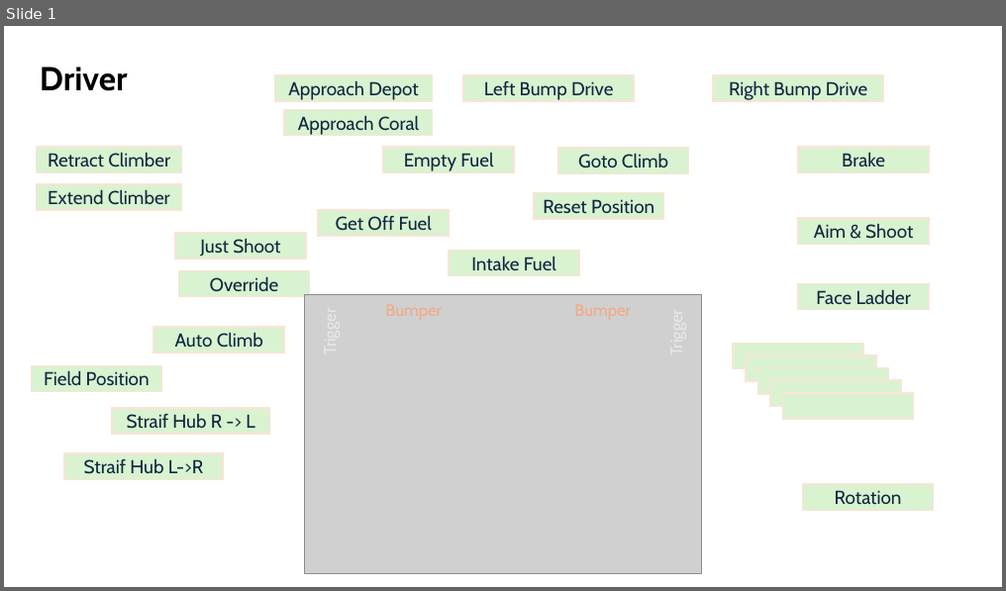
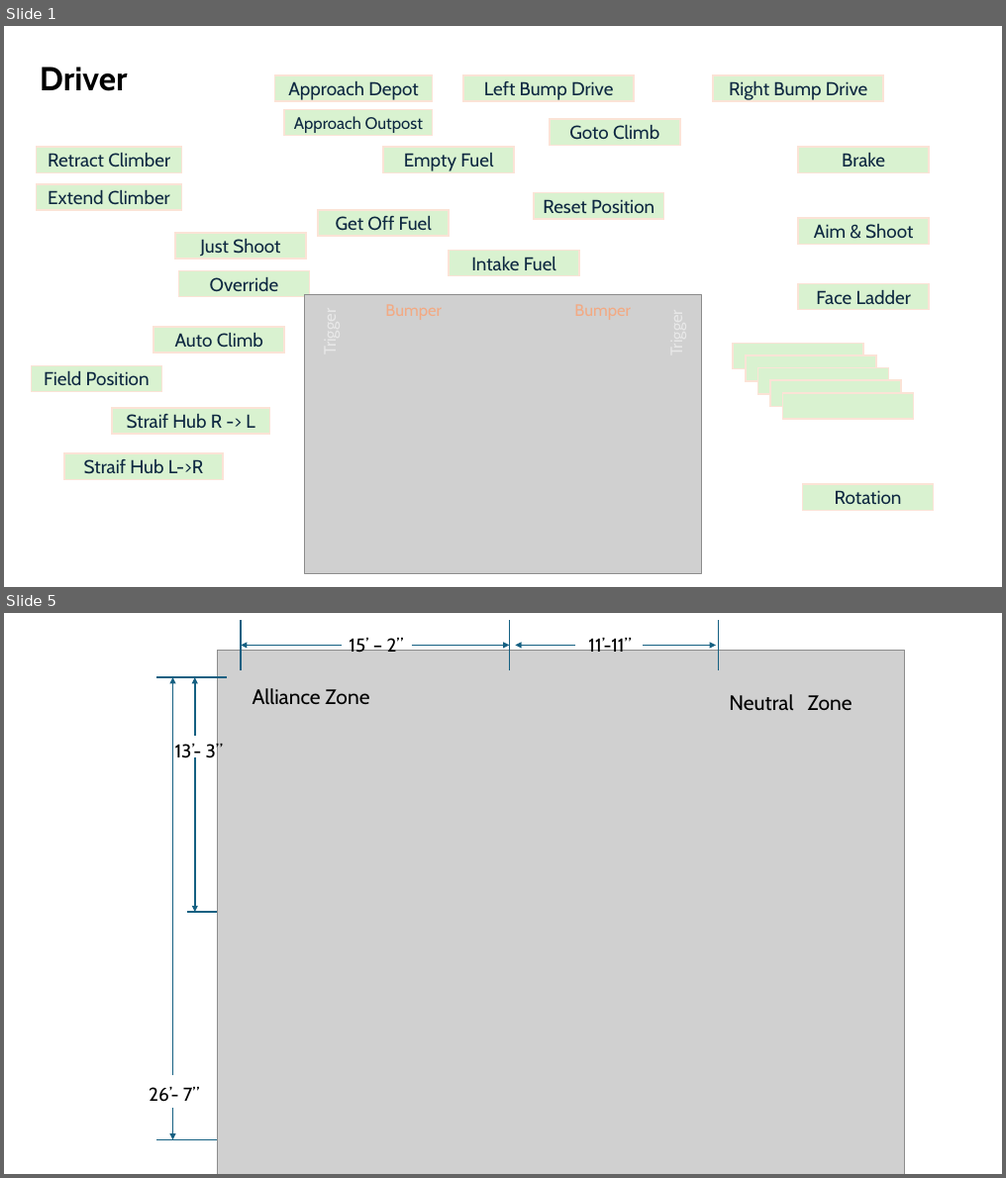
Before and after one commit to cboling/2026-Rebuilt, a slide deck: docs/Controller Mappings & Paths.pptx. Shown one above the other, each under a label of ours: slide 1 before the commit, slides 1 and 5 after it; the slides between them are not shown. The pictures are 1006x591 and 1006x1178 pixels, drawn with LibreOffice and Linux fonts; fonts in the diff are those of the drawing; grey boxes stand for pictures. Boxes give left, top, right and bottom in pixels: in the first picture for what was removed or moved away, otherwise in the second. Text is boxed around its words. In the diff, an @@ line names an element or a change of style, - is before the commit and + after.

```diff
--- a/docs/Controller Mappings & Paths.pptx
+++ b/docs/Controller Mappings & Paths.pptx
@@ slide 5 added at (4,613,1002,1174), background #FFFFFF @@
@@ line added from (241, 670) to (241, 620), #156082 1.5 pt @@
@@ text added at (349,636,404,653), 18 pt, text #000000 @@
+15’ – 2”
@@ line added from (509, 670) to (509, 620), #156082 1.5 pt @@
@@ text added at (588,636,631,652), 18 pt, text #000000 @@
+11’-11”
@@ line added from (718, 670) to (718, 620), #156082 1.5 pt @@
@@ picture added at (218,650,905,1174) @@
@@ arrow added from (342, 646) to (241, 646), #156082 1.5 pt @@
@@ arrow added from (412, 646) to (509, 646), #156082 1.5 pt @@
@@ arrow added from (576, 646) to (515, 646), #156082 1.5 pt @@
@@ arrow added from (643, 646) to (716, 646), #156082 1.5 pt @@
@@ line added from (227, 677) to (156, 677), #156082 1.5 pt @@
@@ arrow added from (173, 1075) to (173, 677), #156082 1.5 pt @@
@@ arrow added from (195, 736) to (195, 677), #156082 1.5 pt @@
@@ text added at (252,688,369,704), 20 pt, text #000000 @@
+Alliance Zone
@@ text added at (729,694,852,711), 20 pt, text #000000 @@
+Neutral Zone
@@ text added at (175,742,223,762), 18 pt, text #000000 @@
+13’- 3”
@@ arrow added from (195, 758) to (195, 912), #156082 1.5 pt @@
@@ line added from (187, 912) to (218, 912), #156082 1.5 pt @@
@@ text added at (149,1086,200,1102), 18 pt, text #000000 @@
+26’- 7”
@@ arrow added from (173, 1109) to (173, 1140), #156082 1.5 pt @@
@@ line added from (218, 1140) to (156, 1140), #156082 1.5 pt @@
@@ slide 1 changed as well @@
@@ text in rectangle at (294,116,423,133): text changed; size 18 to 16 pt @@
-Approach Coral
+Approach Outpost
@@ rectangle "Goto Climb": place and size @@
-rectangle "Goto Climb" at (558,148,688,174)
+rectangle "Goto Climb" at (549,120,680,146)
```
Also in this commit, not shown: 5 other slides added, 1 slide removed, 26 other files.
